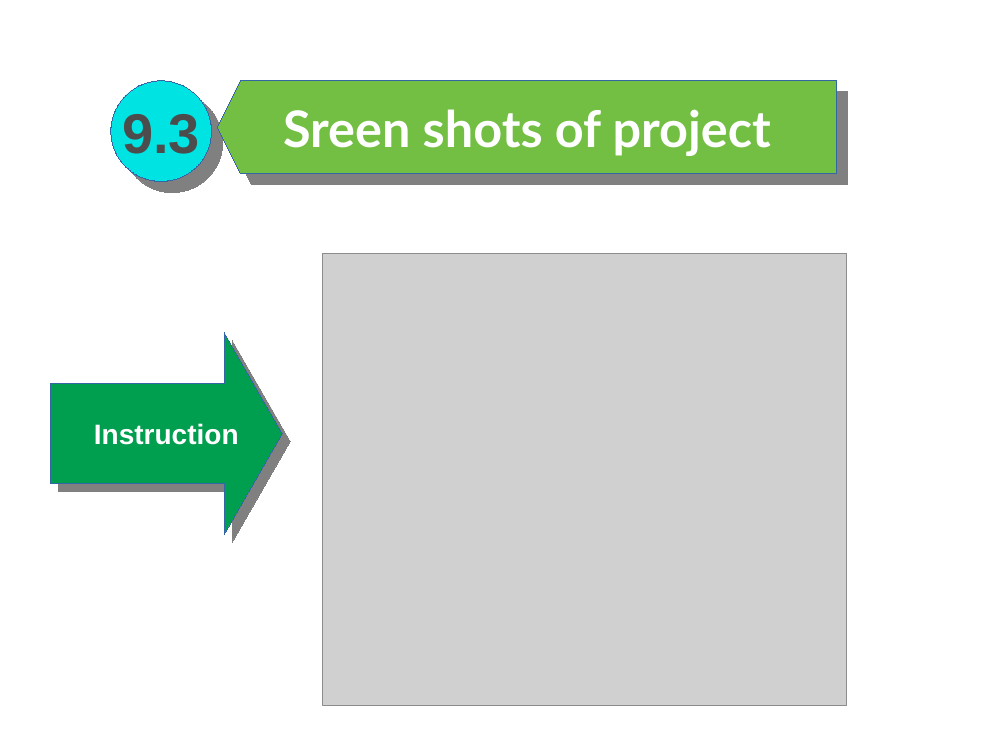
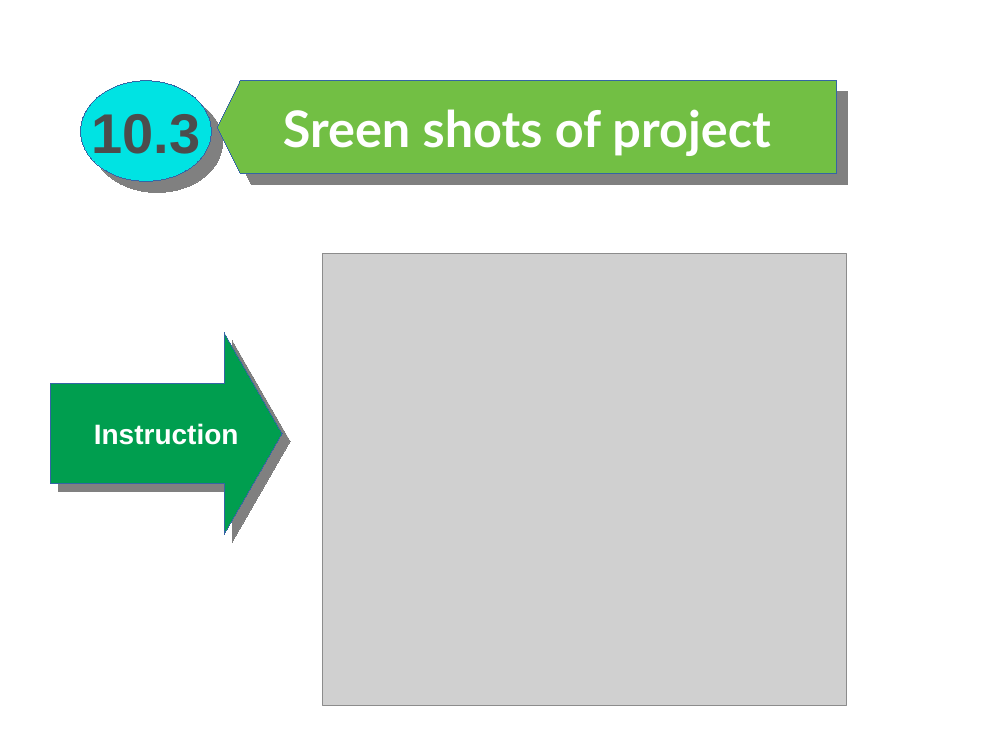
Before and after one commit to Mazedul1737820124/Puzzle-games-for-linux, a slide deck: slide 14 of Presentation.pptx (slide 13 before the commit). Drawn at 1008x756 pixels with LibreOffice and Linux fonts; fonts in the diff are those of the drawing; grey boxes stand for pictures. Boxes give left, top, right and bottom in pixels: in the first picture for what was removed or moved away, otherwise in the second. Text is boxed around its words. In the diff, an @@ line names an element or a change of style, - is before the commit and + after.

```diff
--- a/Presentation.pptx
+++ b/Presentation.pptx
@@ ellipse "10.3": place and size @@
-ellipse "10.3" at box(111, 81, 212, 181)
+ellipse "10.3" at box(81, 81, 212, 181)
@@ text in ellipse at box(91, 114, 200, 163): text changed @@
-9.3
+10.3
```
Also in this commit, not shown: 15 other slides changed, 1 slide added.
